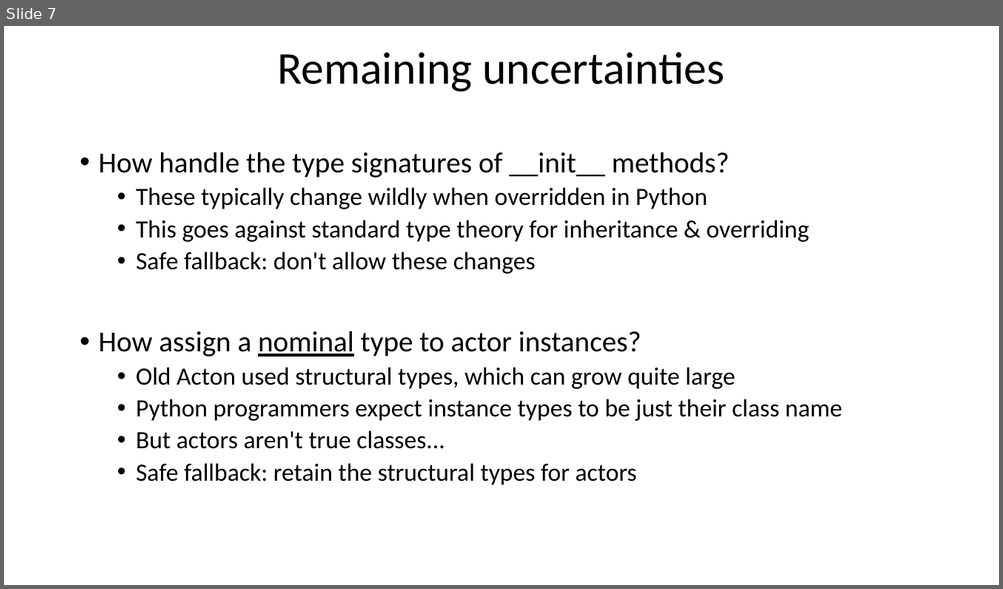
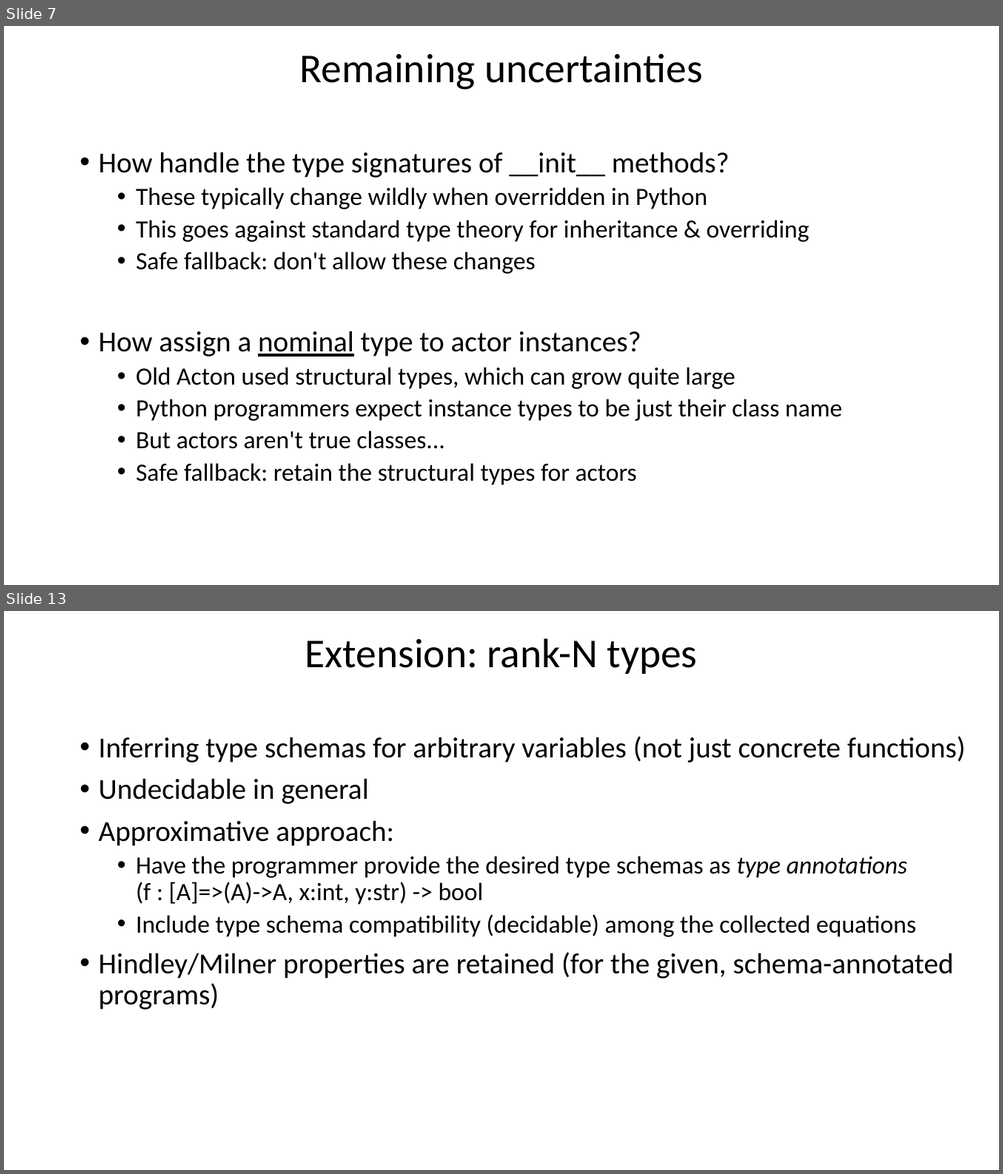
Before and after one commit to actonlang/acton, a slide deck: ActonCompiler.pptx. Shown one above the other, each under a label of ours: slide 7 before the commit, slides 7 and 13 after it; the slides between them are not shown. The pictures are 1003x589 and 1003x1174 pixels, drawn with LibreOffice and Linux fonts; fonts in the diff are those of the drawing. Boxes give left, top, right and bottom in pixels: in the first picture for what was removed or moved away, otherwise in the second. Text is boxed around its words. In the diff, an @@ line names an element or a change of style, - is before the commit and + after.

```diff
--- a/ActonCompiler.pptx
+++ b/ActonCompiler.pptx
@@ slide 13 added at (x1=4, y1=611, x2=999, y2=1170), background #FFFFFF @@
@@ title added at (x1=305, y1=638, x2=697, y2=674), 39.6 pt, text #000000 @@
+Extension: rank-N types
@@ text added at (x1=99, y1=736, x2=965, y2=1010), 28 pt, text #000000 @@
+• Inferring type schemas for arbitrary variables (not just concrete functions)
+• Undecidable in general
+• Approximative approach:
+  • Have the programmer provide the desired type schemas as type annotations
+    (f : [A]=>(A)->A, x:int, y:str) -> bool
+  • Include type schema compatibility (decidable) among the collected equations
+• Hindley/Milner properties are retained (for the given, schema-annotated programs)
@@ slide 7 changed as well @@
@@ title "Remaining uncertainties" at (x1=300, y1=53, x2=702, y2=90): size 44 to 39.6 pt @@
```
Also in this commit, not shown: 6 other slides changed, 8 other slides added.
